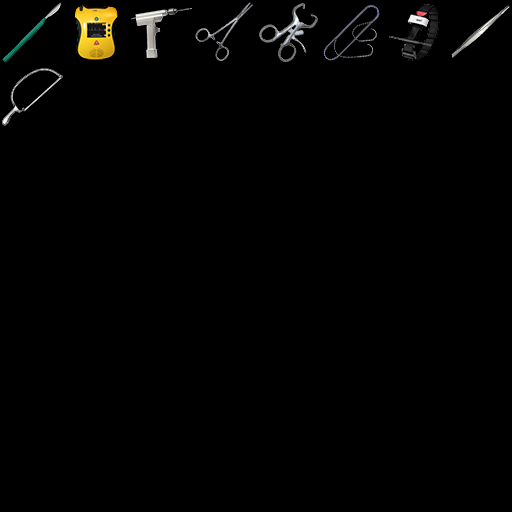
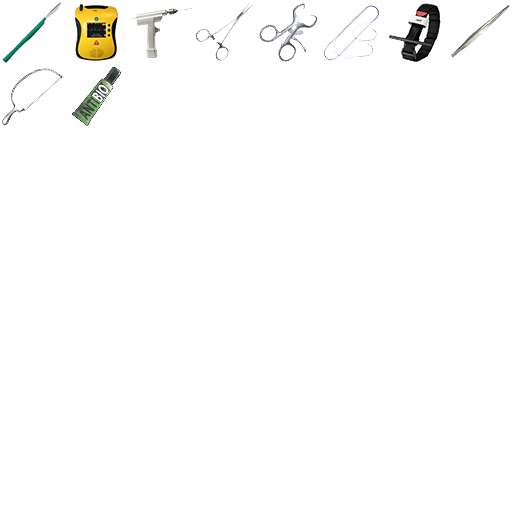
Before/after of a w=512, h=512 layered artwork. What changed in the layer stack:
added layer "Layer 5" above "Layer 3" over (71, 66, 121, 126)
hid "Layer 1" over (0, 0, 512, 512)
